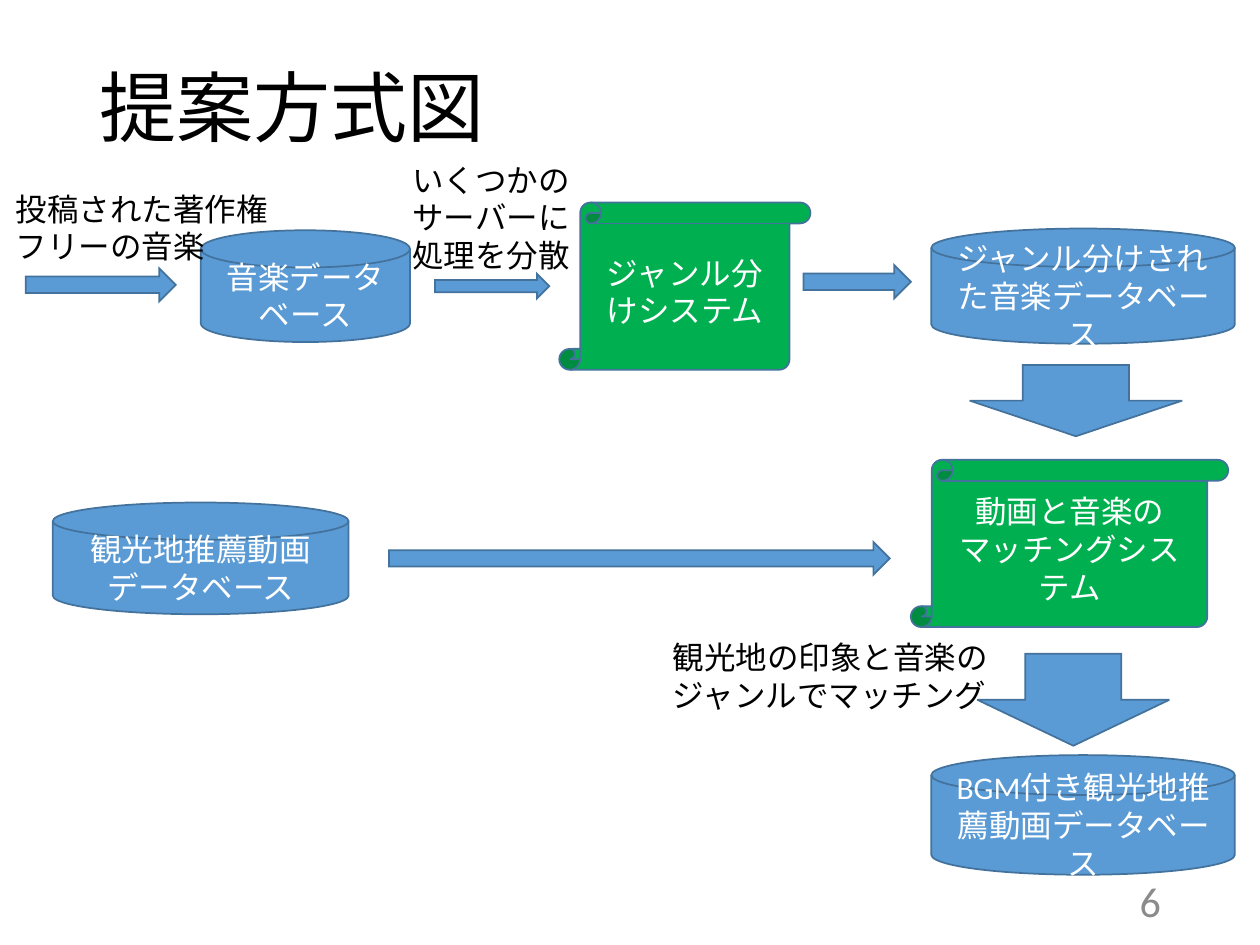
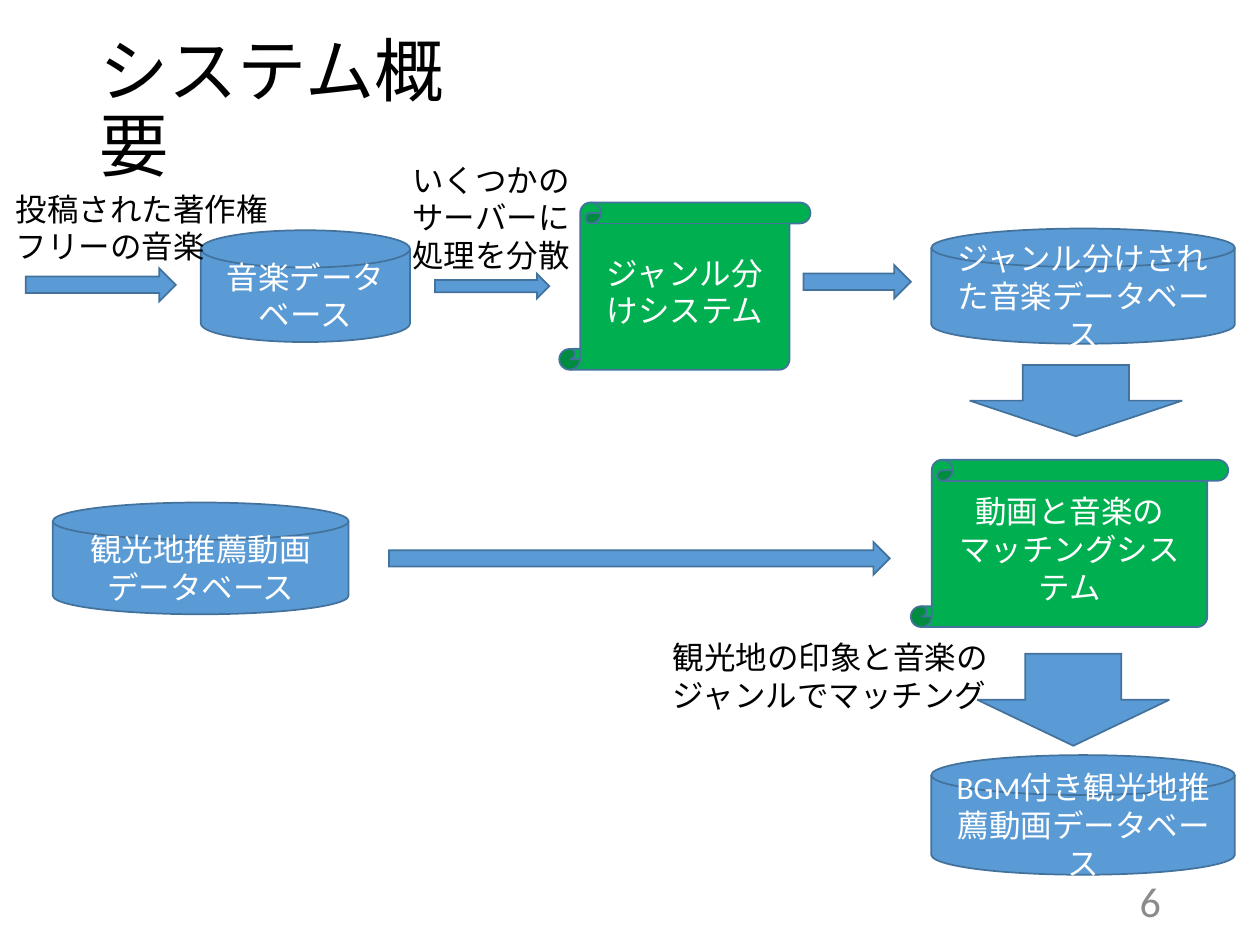
Before and after one commit to kait-takanolab/1821144-yoshii-thesis, a slide deck: slide 6 of 学部_中間発表_1821144.pptx. Drawn at 1260x945 pixels with LibreOffice and Linux fonts; fonts in the diff are those of the drawing. Boxes give left, top, right and bottom in pixels: in the first picture for what was removed or moved away, otherwise in the second. Text is boxed around its words. In the diff, an @@ line names an element or a change of style, - is before the commit and + after.

```diff
--- a/学部_中間発表_1821144.pptx
+++ b/学部_中間発表_1821144.pptx
@@ title at box(99, 37, 443, 177): text changed; size 44 to 39.6 pt @@
-提案方式図
+システム概要
```
Also in this commit, not shown: 3 other slides changed.
